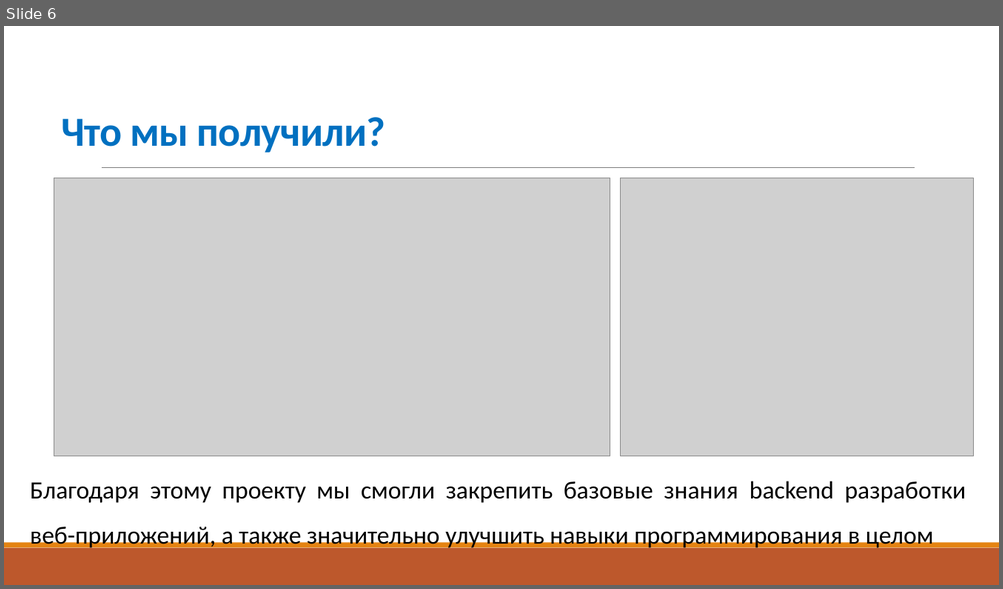
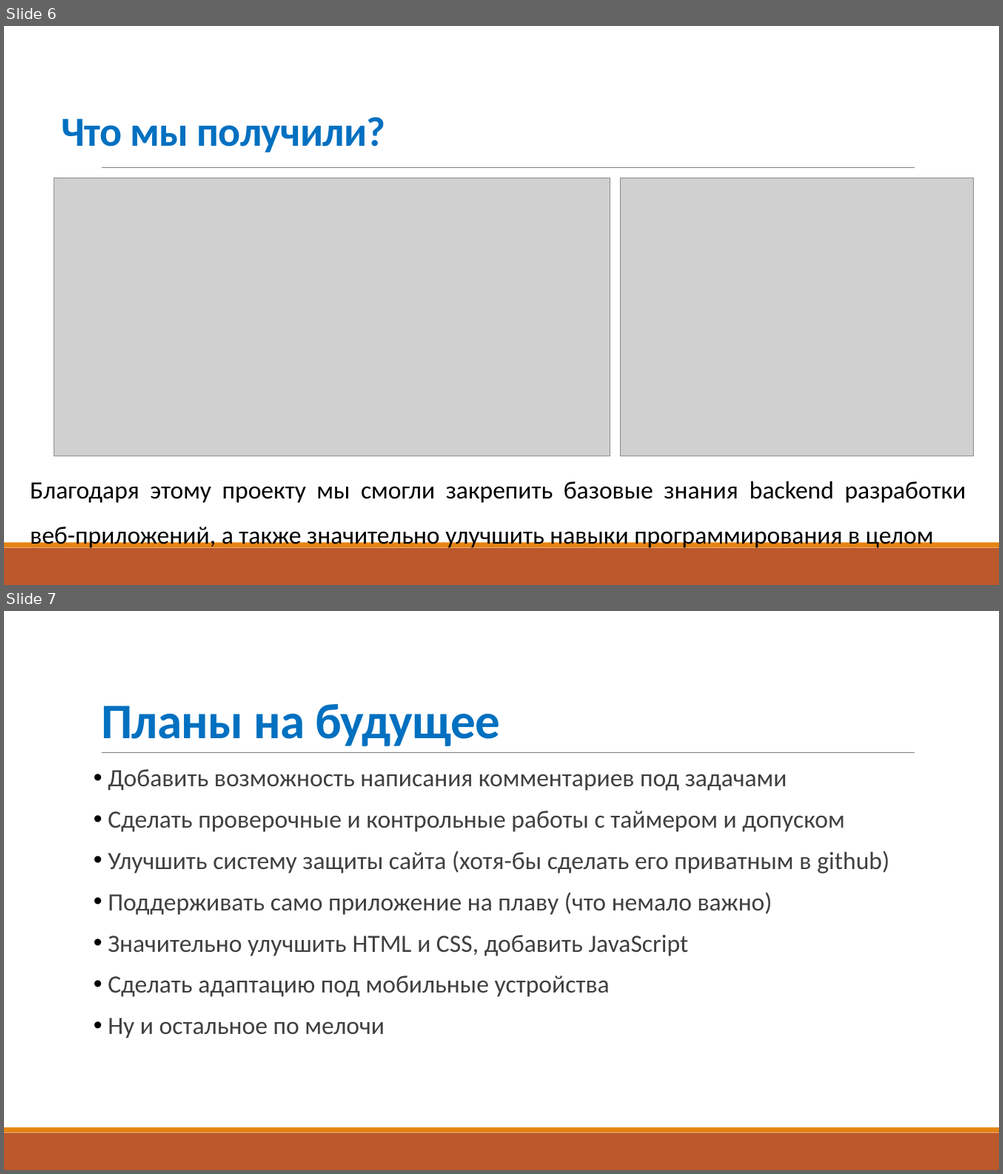
Before and after one commit to Lvumbets/EdInPy, a slide deck: documentation/Создание обучающего сайта EdInPy.pptx. Shown one above the other, each under a label of ours: slide 6 before the commit, slides 6 and 7 after it. The pictures are 1003x589 and 1003x1174 pixels, drawn with LibreOffice and Linux fonts; fonts in the diff are those of the drawing; grey boxes stand for pictures. Boxes give left, top, right and bottom in pixels: in the first picture for what was removed or moved away, otherwise in the second. Text is boxed around its words. In the diff, an @@ line names an element or a change of style, - is before the commit and + after.

```diff
--- a/documentation/Создание обучающего сайта EdInPy.pptx
+++ b/documentation/Создание обучающего сайта EdInPy.pptx
@@ slide 7 added at bbox=[4, 611, 999, 1170], background #FFFFFF; not listed: 3 template elements that a slide beside it also shows @@
@@ title added at bbox=[101, 703, 500, 746], 48 pt, text #0070C0, bold @@
+Планы на будущее
@@ text added at bbox=[108, 769, 889, 1039], 24 pt, text #404040 @@
+• Добавить возможность написания комментариев под задачами
+• Сделать проверочные и контрольные работы с таймером и допуском
+• Улучшить систему защиты сайта (хотя-бы сделать его приватным в github)
+• Поддерживать само приложение на плаву (что немало важно)
+• Значительно улучшить HTML и CSS, добавить JavaScript
+• Сделать адаптацию под мобильные устройства
+• Ну и остальное по мелочи
```
Also in this commit, not shown: 4 slides changed, 2 other files.
